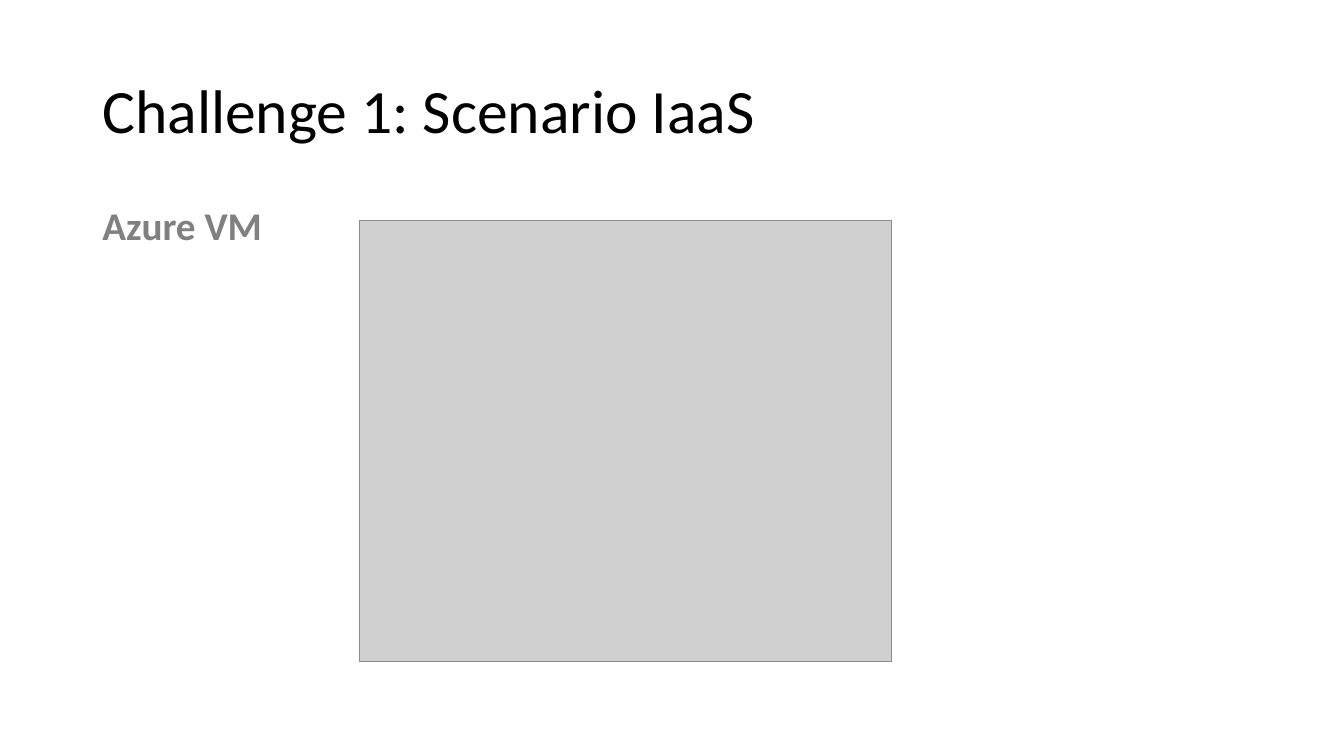
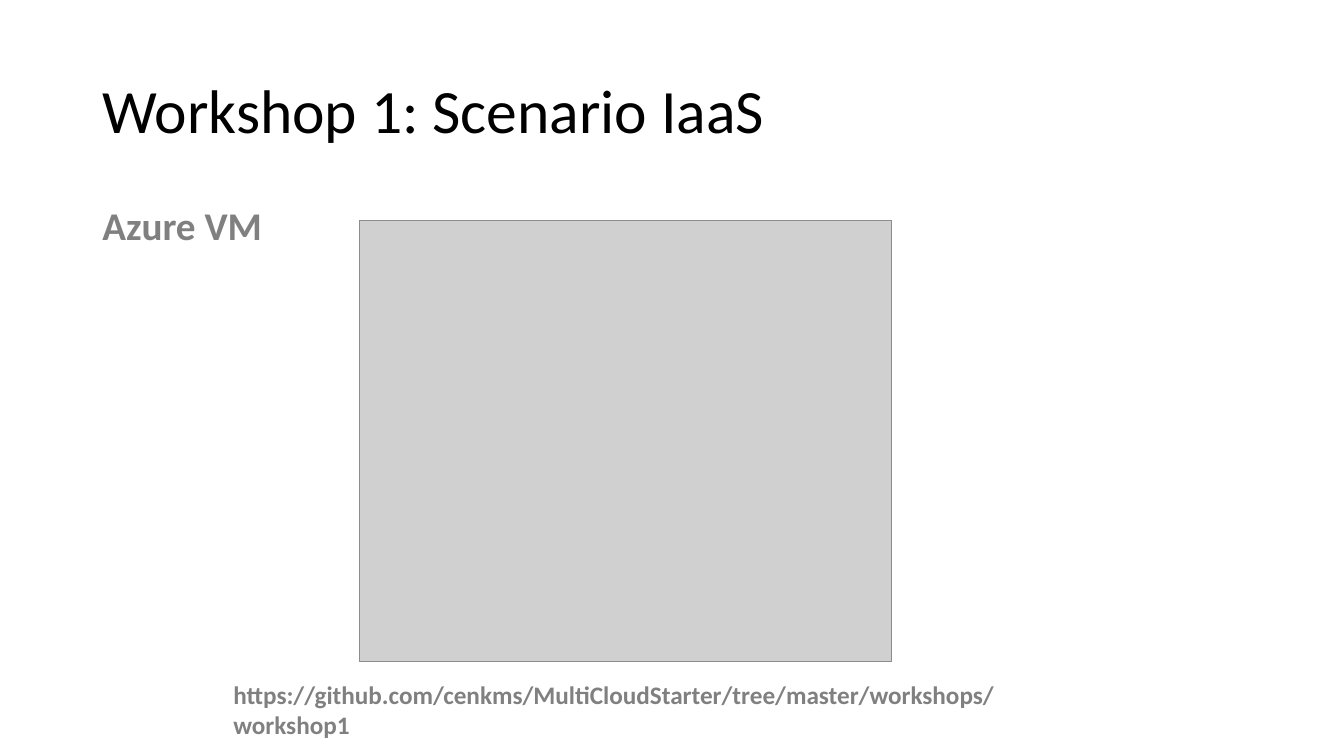
Before and after one commit to masmawi/MultiCloud, a slide deck: slide 11 of Multi-cloud Orchestration with Terraform.pptx. Drawn at 1344x756 pixels with LibreOffice and Linux fonts; fonts in the diff are those of the drawing; grey boxes stand for pictures. Boxes give left, top, right and bottom in pixels: in the first picture for what was removed or moved away, otherwise in the second. Text is boxed around its words. In the diff, an @@ line names an element or a change of style, - is before the commit and + after.

```diff
--- a/Multi-cloud Orchestration with Terraform.pptx
+++ b/Multi-cloud Orchestration with Terraform.pptx
@@ title at [102, 90, 764, 143]: text changed @@
-Challenge 1: Scenario IaaS
+Workshop 1: Scenario IaaS
@@ text added at [233, 686, 993, 738], 18 pt, text #808080, bold @@
+https://github.com/cenkms/MultiCloudStarter/tree/master/workshops/workshop1
```
Also in this commit, not shown: 4 other slides changed.
